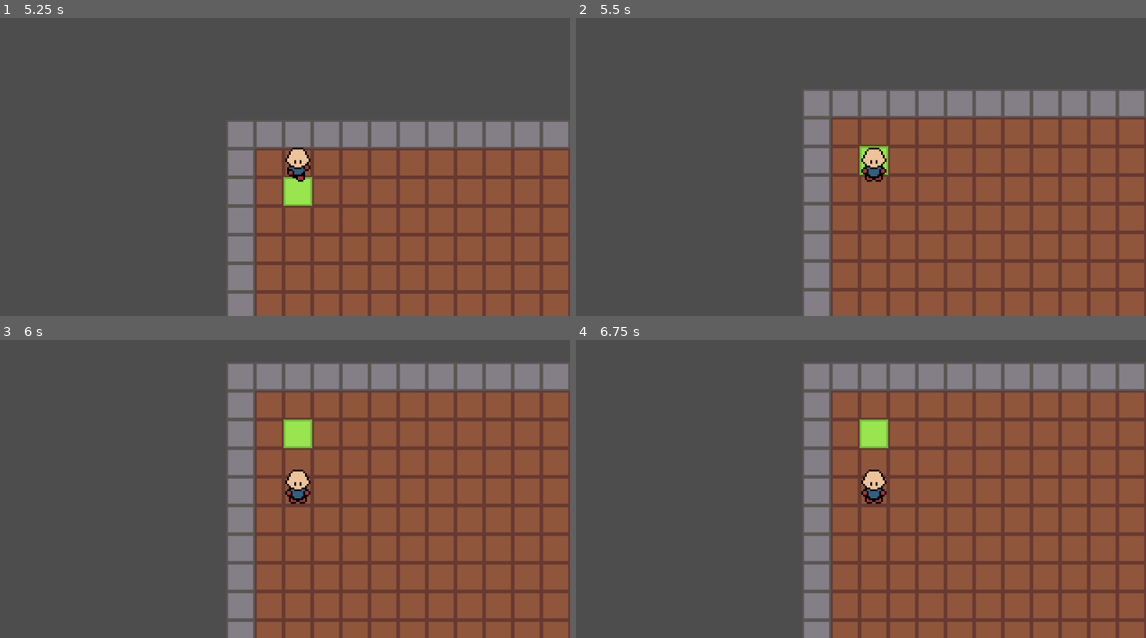
Above: before the commit, frames 1-4 (two rows, left to right).
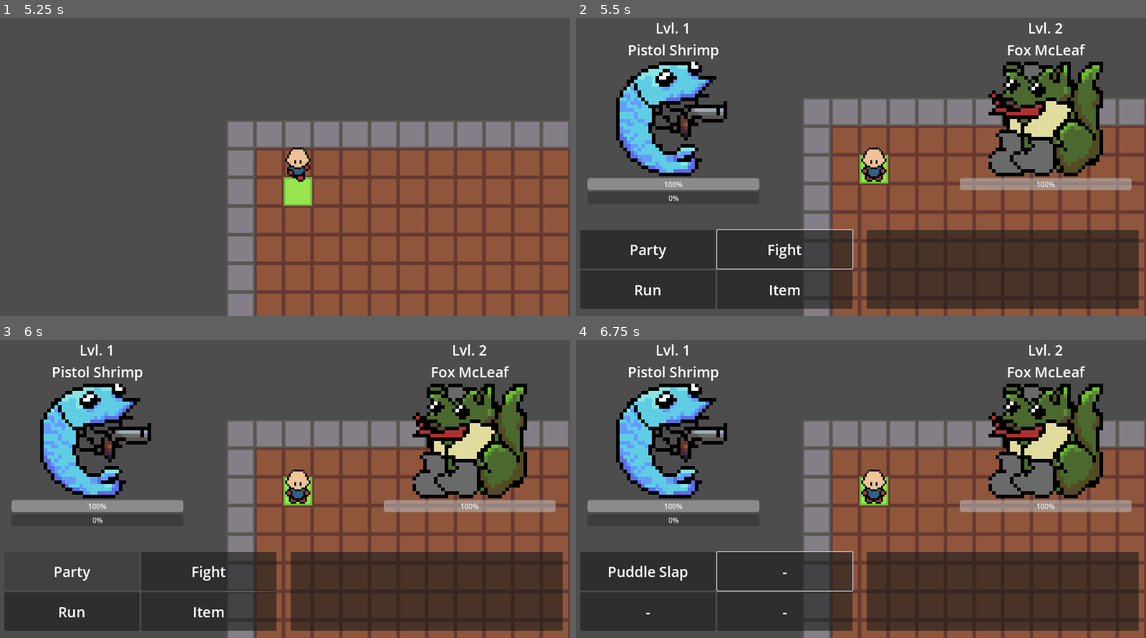
Above: after the commit, the same moments.

Repository: jevonsp/monster-tamer
Game: Godot game, scene res://main/main.tscn
The game is run twice, just before and just after one commit, with the same random seed, the same clock (stepped at 60 frames per second) and the same inputs.
Inputs (mouse positions are in pixels of both pictures, inside the frame that each line leads up to):
- Up to frame 1 (5.25 s): tap Enter at 0.5 s; hold D (right) 0.53-1.28 s; hold Space (yes) 0.53-1.28 s; hold S (down) 1.28-2.03 s; tap Space (yes) at 1.35, 2.85, 4.35 s; hold D (right) 2.03-2.78 s; hold Space (yes) 2.03-2.78 s; hold W (up) 2.78-3.53 s; hold Space (yes) 3.53-4.28 s; hold A (left) 3.53-5.03 s; hold S (down) from 5.03 s (still down); hold Space (yes) from 5.03 s (still down)
- Up to frame 2 (5.5 s): keep holding S (down); keep holding Space (yes)
- Up to frame 3 (6 s): release S (down) at 5.75 s; release Space (yes) at 5.75 s; click (74, 572) at 5.75 s, where only the run after the commit has a clickable "Party"
- Up to frame 4 (6.75 s): click (786, 572) at 6.5 s, where only the run after the commit has a clickable "Fight"

Frame 1 is identical in both runs. In frame 2, 45% of the frame differs, in the area x 0-100%, y 1-98%; in frame 3, 48%; in frame 4, 51%.

Commit message:
Basic battle wiring complete
Next->Creating delays through animation callback signals rather than awaits.

Diff:
--- a/battle/battle.gd
+++ b/battle/battle.gd
@@ -8,6 +8,8 @@
 var enemy_actor
 var player_party: Array[Monster] = []
 var enemy_party: Array[Monster] = []
+
+var turn_queue: Dictionary = {}
 
 var last_focused_option: int = 1:
 	set(value):
@@ -156,7 +158,8 @@
 func update_moves() -> void:
 	var move_labels: Array[Label] = [move_label_0, move_label_1, move_label_2, move_label_3]
 	for i in range(player_actor.moves.size()):
-		move_labels[i].text = player_actor.moves[i].name
+		if player_actor.moves[i] != null:
+			move_labels[i].text = player_actor.moves[i].name
 
 
 func clear_battle() -> void:
@@ -170,37 +173,50 @@
 
 #region UI Logic
 func _on_option_pressed(which: Button) -> void:
+	var num: int
 	match which.name:
 		"Party":
-			last_focused_option = 0
+			num = 0
 		"Fight":
-			last_focused_option = 1
+			num = 1
 			change_vis_state(VisibilityState.MOVES)
 			focus_last_used_move(last_focused_move)
 		"Run":
-			last_focused_option = 2
+			num = 2
 			clear_battle()
 		"Item":
-			last_focused_option = 3
+			num = 3
+	last_focused_option = num
 
 
 func _on_move_pressed(which: Button) -> void:
+	var num: int
 	match which.name:
 		"Button0":
-			last_focused_move = 0
+			num = 0
 		"Button1":
-			last_focused_move = 1
+			num = 1
 		"Button2":
-			last_focused_move = 2
+			num = 2
 		"Button3":
-			last_focused_move = 3
+			num = 3
+	var move = player_actor.moves[num]
+	validate_add_move(move, player_actor)
+
+	last_focused_move = num
+
+	# TODO: Signals ?
+	get_enemy_action()
+	execute_turn_queue()
 
 
 func focus_last_used_option(value: int):
 	option_buttons_grid.get_children()[value].grab_focus()
 
+
 func focus_last_used_move(value: int):
 	move_buttons_grid.get_children()[value].grab_focus()
+
 
 func change_vis_state(state: VisibilityState) -> void:
 	vis_state = state
@@ -214,3 +230,65 @@
 			move_buttons_grid.visible = true
 			focus_last_used_move(last_focused_move)
 #endregion
+
+func add_to_turn_queue(action, actor: Monster, target: Monster) -> void:
+	turn_queue[action] = [actor, target]
+
+
+func validate_add_move(move: Move, actor: Monster = null) -> void:
+	if actor == null:
+		actor = player_actor
+	if move != null:
+		if not move.is_self_targeting:
+			var target = enemy_actor if actor == player_actor else player_actor
+			add_to_turn_queue(move, actor, target)
+		else:
+			add_to_turn_queue(move, actor, actor)
+	else:
+		print_debug("Selected Null for move")
+
+
+
+func get_enemy_action() -> void:
+	var enemy_moves: Array = enemy_actor.moves
+	var actual_moves: Array[Move]
+	for entry in enemy_moves:
+		if entry != null:
+			actual_moves.append(entry)
+
+	var move = actual_moves.pick_random()
+
+	validate_add_move(move, enemy_actor)
+
+
+func get_sorted_turn_actions() -> Array:
+	var actions = turn_queue.keys()
+
+	actions.sort_custom(func(a, b) -> bool:
+		var actor_a: Monster = turn_queue[a][0]
+		var actor_b: Monster = turn_queue[b][0]
+
+		if a.priority != b.priority:
+			return a.priority > b.priority
+
+		return actor_a.speed > actor_b.speed
+	)
+
+	return actions
+
+
+func execute_turn_queue() -> void:
+	var sorted = get_sorted_turn_actions()
+
+	for action in sorted:
+		var data = turn_queue[action]
+		var actor = data[0]
+		var target = data[1]
+
+		action.execute(actor, target)
+
+	clear_turn_queue()
+
+
+func clear_turn_queue() -> void:
+	turn_queue.clear()
--- a/monsters/classes/Monster.gd
+++ b/classes/Monster.gd
@@ -13,7 +13,7 @@
 @export var defense: int = 1
 @export var speed: int = 1
 
-@export var moves: Array[Move] = []
+@export var moves: Array = []
 
 func set_monster_data(md: MonsterData) -> void:
 	monster_data = md
@@ -29,18 +29,18 @@
 func set_monster_moves() -> void:
 	var move_level = monster_data.move_level
 	var move_gained = monster_data.move_gained
-	var moves_to_gain: Array[Move] = []
+	var moves_to_gain: Array[Move] = [null, null, null, null]
 	for i in range(len(move_gained)):
 		if move_level[i] <= level:
-			if moves.size() < 4:
-				moves_to_gain.append(move_gained[i])
-			else:
-				moves_to_gain.pop_back()
-				moves_to_gain.push_front(move_gained[i])
+			moves_to_gain.pop_back()
+			moves_to_gain.push_front(move_gained[i])
 	moves = moves_to_gain
 	print_debug("%s moves:" % [name])
 	for m in moves:
-		print("   ", m.name)
+		if m != null:
+			print("   ", m.name)
+		else:
+			print("    Empty slot")
 
 
 func set_stats() -> void:
--- /dev/null
+++ b/classes/Move.gd
@@ -0,0 +1,13 @@
+extends Resource
+class_name Move
+
+@export var name: String = ""
+@export var animation: PackedScene
+@export var base_power: int = 5
+@export_range(-5, 5) var priority: int = 0
+@export var is_self_targeting: bool = false
+@export_multiline var description: String = ""
+
+
+func execute(actor: Monster, target: Monster):
+	print("%s would use %s on %s" % [actor.name, name, target.name])
--- a/main/main.tscn
+++ b/main/main.tscn
@@ -50,6 +50,7 @@
 position = Vector2(32, 32)
 collision_layer = 4
 collision_mask = 2
+overall_chance = 1.0
 encounter_table = Array[ExtResource("5_kfbq2")]([SubResource("Resource_kfbq2"), SubResource("Resource_bsumw"), SubResource("Resource_fwcvl")])
 
 [node name="CollisionShape2D" type="CollisionShape2D" parent="WildZone" unique_id=472468069]
--- a/monsters/classes/Move.gd
+++ /dev/null
@@ -1,7 +0,0 @@
-extends Resource
-class_name Move
-
-@export var name: String = ""
-@export var animation: PackedScene
-@export_subgroup("Info")
-@export var base_power: int = 5
--- a/monsters/fox_mcleaf/fox_mcleaf.tres
+++ b/monsters/fox_mcleaf/fox_mcleaf.tres
@@ -1,11 +1,14 @@
 [gd_resource type="Resource" script_class="MonsterData" format=3 uid="uid://dnpr3t8vm34dc"]
 
-[ext_resource type="Script" uid="uid://cawunai26wo8m" path="res://monsters/classes/Move.gd" id="1_gby7b"]
-[ext_resource type="Script" uid="uid://vx6b6njwqnde" path="res://monsters/classes/MonsterData.gd" id="2_tijwr"]
+[ext_resource type="Script" uid="uid://cawunai26wo8m" path="res://classes/Move.gd" id="1_2oh31"]
+[ext_resource type="Resource" uid="uid://ol1xenrdt8ut" path="res://moves/nettles.tres" id="2_2bxm2"]
+[ext_resource type="Script" uid="uid://vx6b6njwqnde" path="res://classes/MonsterData.gd" id="3_j4pe2"]
 [ext_resource type="Texture2D" uid="uid://daakn8svovn2f" path="res://monsters/fox_mcleaf/fox_mcleaf_remake.png" id="3_tijwr"]
 
 [resource]
-script = ExtResource("2_tijwr")
+script = ExtResource("3_j4pe2")
 species = "Fox McLeaf"
 texture = ExtResource("3_tijwr")
+move_level = Array[int]([1])
+move_gained = Array[ExtResource("1_2oh31")]([ExtResource("2_2bxm2")])
 metadata/_custom_type_script = "uid://vx6b6njwqnde"
--- a/monsters/pistol_shrimp/pistol_shrimp.tres
+++ b/monsters/pistol_shrimp/pistol_shrimp.tres
@@ -1,11 +1,14 @@
 [gd_resource type="Resource" script_class="MonsterData" format=3 uid="uid://cdor45ba2o0aa"]
 
-[ext_resource type="Script" uid="uid://cawunai26wo8m" path="res://monsters/classes/Move.gd" id="1_486ne"]
-[ext_resource type="Script" uid="uid://vx6b6njwqnde" path="res://monsters/classes/MonsterData.gd" id="2_nmn5g"]
+[ext_resource type="Script" uid="uid://cawunai26wo8m" path="res://classes/Move.gd" id="1_5ruug"]
+[ext_resource type="Resource" uid="uid://c87emu6ybl5ua" path="res://moves/puddle_slap.tres" id="2_6co7i"]
+[ext_resource type="Script" uid="uid://vx6b6njwqnde" path="res://classes/MonsterData.gd" id="3_droyv"]
 [ext_resource type="Texture2D" uid="uid://0xibjcv2bffr" path="res://monsters/pistol_shrimp/pistol_shrimp_remake.png" id="3_nmn5g"]
 
 [resource]
-script = ExtResource("2_nmn5g")
+script = ExtResource("3_droyv")
 species = "Pistol Shrimp"
 texture = ExtResource("3_nmn5g")
+move_level = Array[int]([1])
+move_gained = Array[ExtResource("1_5ruug")]([ExtResource("2_6co7i")])
 metadata/_custom_type_script = "uid://vx6b6njwqnde"
--- a/monsters/pyro_badger/pyro_badger.tres
+++ b/monsters/pyro_badger/pyro_badger.tres
@@ -1,11 +1,14 @@
 [gd_resource type="Resource" script_class="MonsterData" format=3 uid="uid://cvmykrss1u38p"]
 
-[ext_resource type="Script" uid="uid://cawunai26wo8m" path="res://monsters/classes/Move.gd" id="1_iw871"]
-[ext_resource type="Script" uid="uid://vx6b6njwqnde" path="res://monsters/classes/MonsterData.gd" id="2_q7sp7"]
+[ext_resource type="Script" uid="uid://cawunai26wo8m" path="res://classes/Move.gd" id="1_d3g7e"]
+[ext_resource type="Resource" uid="uid://cwyt2ao20ny41" path="res://moves/match_strike.tres" id="2_jrfpv"]
+[ext_resource type="Script" uid="uid://vx6b6njwqnde" path="res://classes/MonsterData.gd" id="3_8al2p"]
 [ext_resource type="Texture2D" uid="uid://dbj603tewa6r5" path="res://monsters/pyro_badger/pyro_badger_remake.png" id="3_q7sp7"]
 
 [resource]
-script = ExtResource("2_q7sp7")
+script = ExtResource("3_8al2p")
 species = "Pyro Badger"
 texture = ExtResource("3_q7sp7")
+move_level = Array[int]([1])
+move_gained = Array[ExtResource("1_d3g7e")]([ExtResource("2_jrfpv")])
 metadata/_custom_type_script = "uid://vx6b6njwqnde"
--- /dev/null
+++ b/moves/match_strike.tres
@@ -0,0 +1,9 @@
+[gd_resource type="Resource" script_class="Move" format=3 uid="uid://cwyt2ao20ny41"]
+
+[ext_resource type="Script" uid="uid://cawunai26wo8m" path="res://classes/Move.gd" id="1_n08cl"]
+
+[resource]
+script = ExtResource("1_n08cl")
+name = "Match Strike"
+description = "Hits the enemy with a match."
+metadata/_custom_type_script = "uid://cawunai26wo8m"
--- /dev/null
+++ b/moves/nettles.tres
@@ -0,0 +1,9 @@
+[gd_resource type="Resource" script_class="Move" format=3 uid="uid://ol1xenrdt8ut"]
+
+[ext_resource type="Script" uid="uid://cawunai26wo8m" path="res://classes/Move.gd" id="1_lvuwl"]
+
+[resource]
+script = ExtResource("1_lvuwl")
+name = "Nettles"
+description = "Sting the opponent!"
+metadata/_custom_type_script = "uid://cawunai26wo8m"
--- /dev/null
+++ b/moves/puddle_slap.tres
@@ -0,0 +1,9 @@
+[gd_resource type="Resource" script_class="Move" format=3 uid="uid://c87emu6ybl5ua"]
+
+[ext_resource type="Script" uid="uid://cawunai26wo8m" path="res://classes/Move.gd" id="1_sb7qw"]
+
+[resource]
+script = ExtResource("1_sb7qw")
+name = "Puddle Slap"
+description = "Slap a puddle, making a small splash."
+metadata/_custom_type_script = "uid://cawunai26wo8m"
Renamed: monsters/classes/Monster.gd.uid -> classes/Monster.gd.uid
Renamed: monsters/classes/MonsterData.gd -> classes/MonsterData.gd
Renamed: monsters/classes/MonsterData.gd.uid -> classes/MonsterData.gd.uid
Renamed: monsters/classes/Move.gd.uid -> classes/Move.gd.uid
